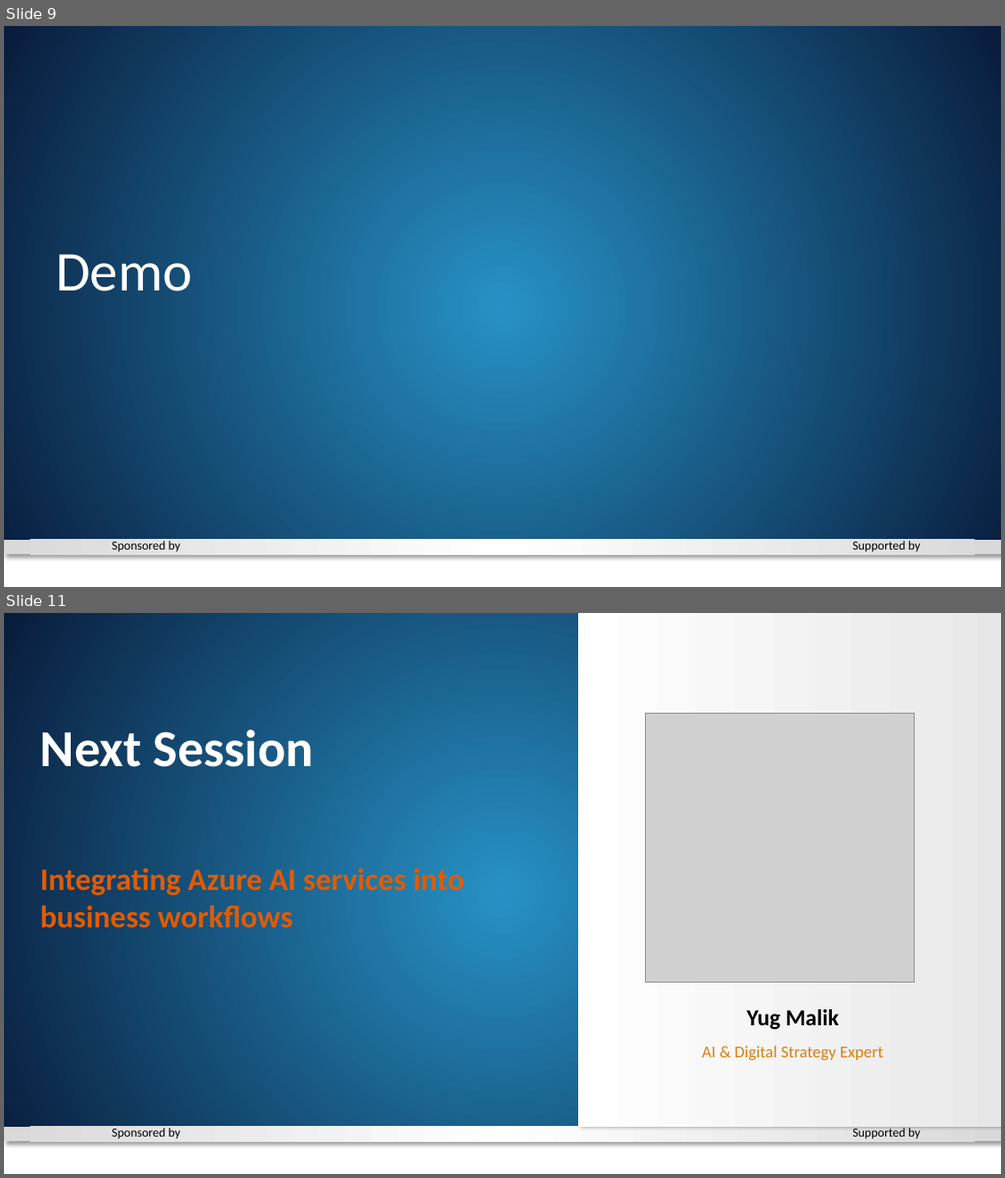
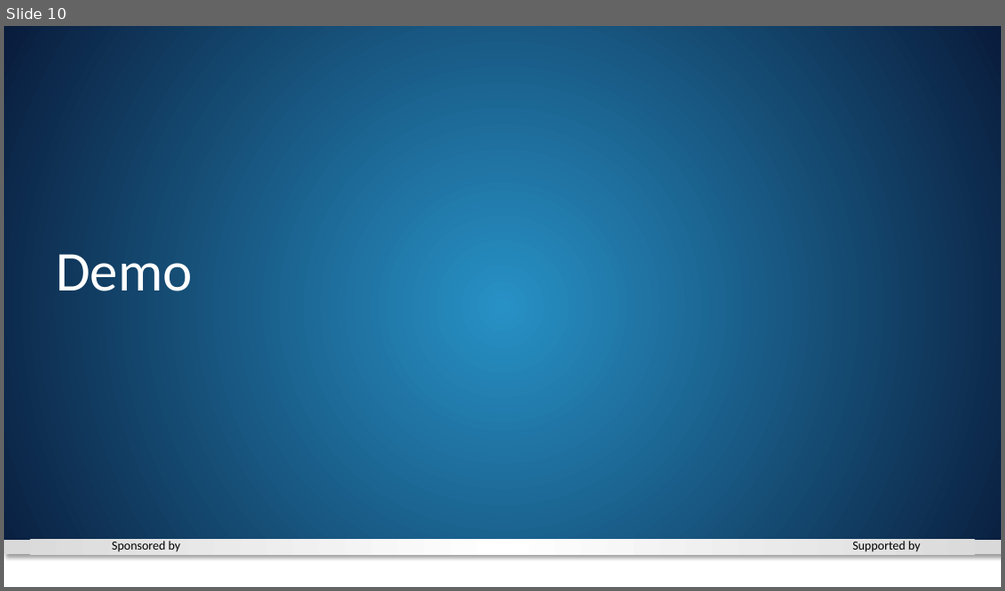
Before and after one commit to rchaganti/Presentations, a slide deck: GA2025-BLR/Global Azure-2025 - Llama Stack.pptx. Shown one above the other, each under a label of ours: slides 9 and 11 before the commit, slide 10 after it; the slides between them are not shown. The pictures are 1005x1178 and 1005x591 pixels, drawn with LibreOffice and Linux fonts; fonts in the diff are those of the drawing; grey boxes stand for pictures; background and template pictures are left out. Boxes give left, top, right and bottom in pixels: in the first picture for what was removed or moved away, otherwise in the second. Text is boxed around its words. In the diff, an @@ line names an element or a change of style, - is before the commit and + after.

```diff
--- a/GA2025-BLR/Global Azure-2025 - Llama Stack.pptx
+++ b/GA2025-BLR/Global Azure-2025 - Llama Stack.pptx
@@ slide 11 removed at [4, 613, 1001, 1174], background gradient #2791C5 to #091C3C; not listed: 4 template elements that a slide beside it also shows @@
@@ rectangle removed at [578, 613, 1001, 1126] @@
@@ picture removed at [645, 714, 914, 982] @@
@@ text removed at [40, 730, 314, 767] @@
-Next Session
@@ text removed at [40, 868, 465, 928] @@
-Integrating Azure AI services into business workflows
@@ text removed at [746, 1009, 839, 1030] @@
-Yug Malik
@@ text removed at [702, 1046, 883, 1061] @@
-AI & Digital Strategy Expert
@@ what was slide 9 is now slide 10 @@
```
Also in this commit, not shown: 2 slides added, 1 other slide removed.
